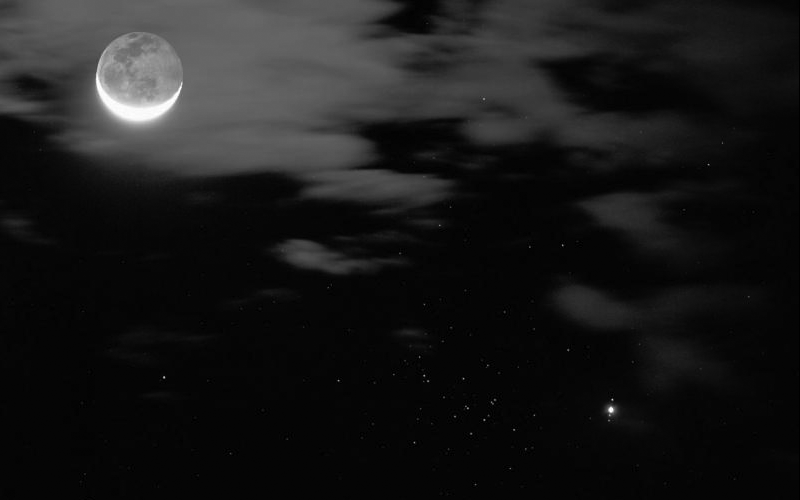
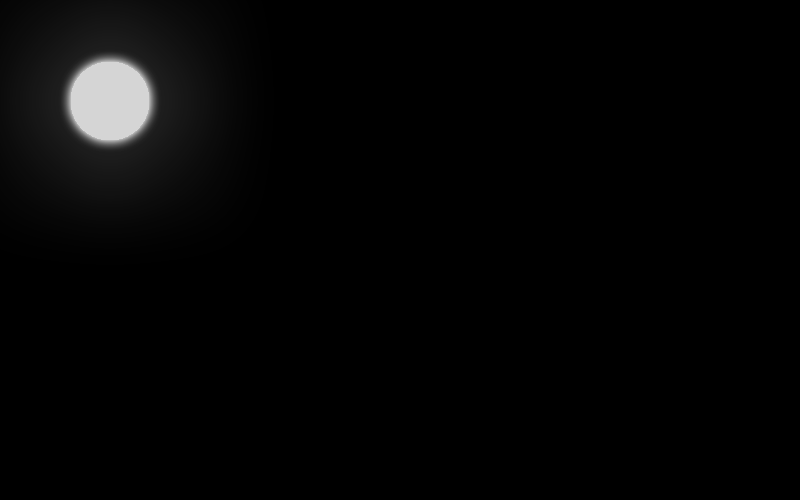
The second w=800, h=500 image is a revision of the first. Changes to its layers:
added layer "moon" above "moon glow" over [71, 62, 149, 140]
added layer "moon glow" above "black" over [71, 62, 149, 140]
added layer "black" above "Layer 3" over [0, 0, 799, 500]
